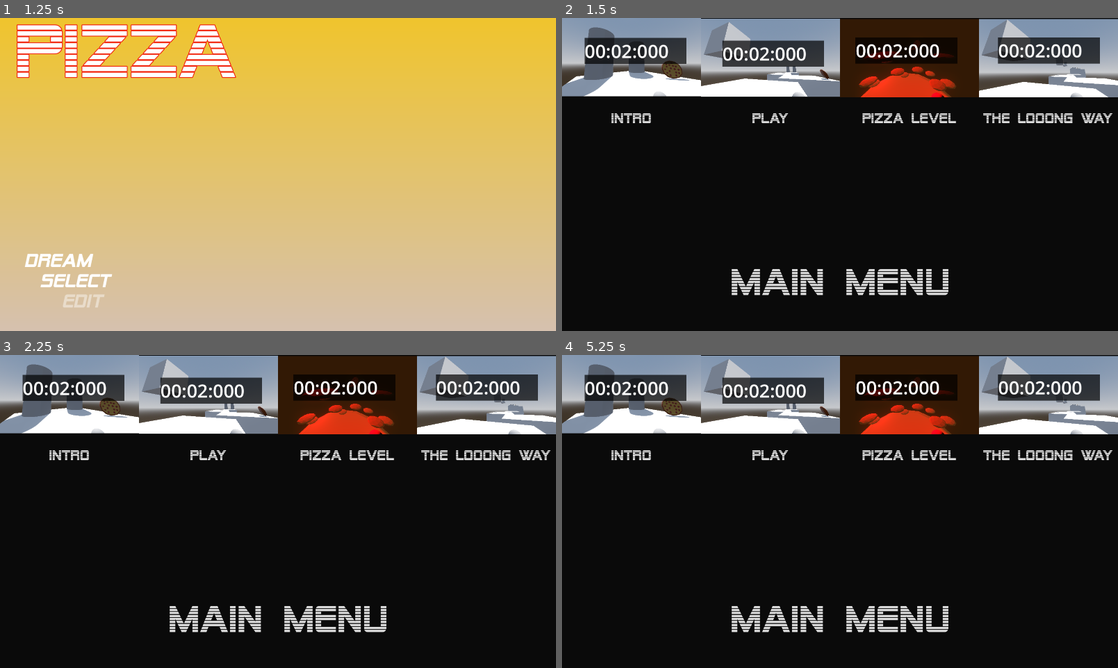
Above: before the commit, frames 1-4 (two rows, left to right).
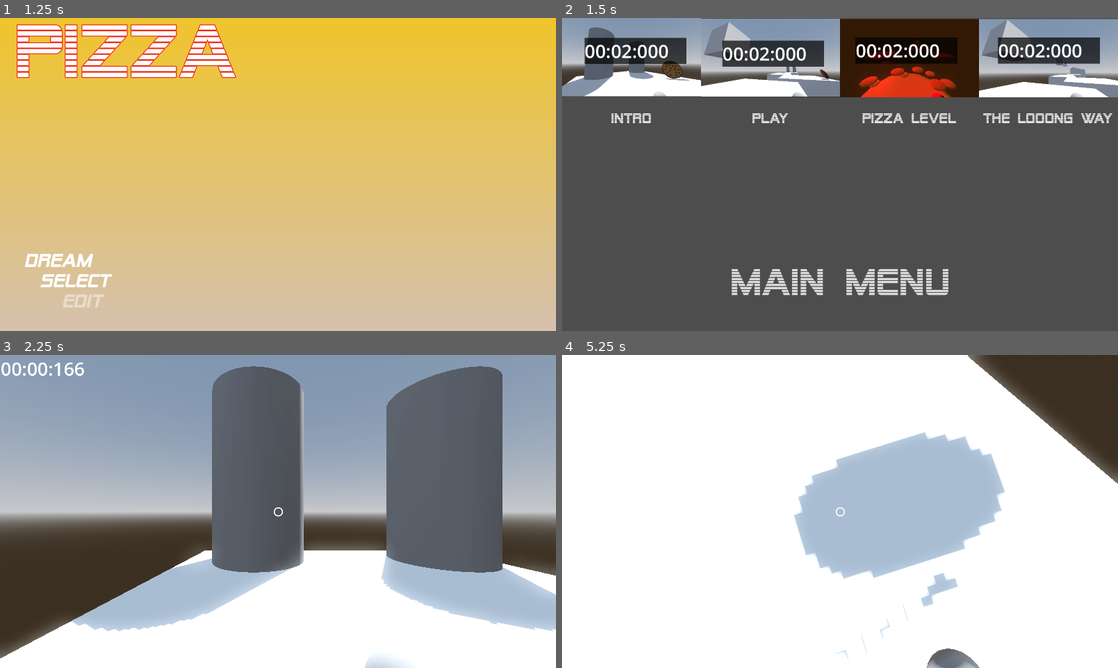
Above: after the commit, the same moments.

Repository: MattCharles/Dreams
Game: Godot game, scene res://Scenes/menu.tscn
The game is run twice, just before and just after one commit, with the same random seed, the same clock (stepped at 60 frames per second) and the same inputs. Sound files missing from this copy of the repository are replaced by a short silence.
Inputs (mouse positions are in pixels of both pictures, inside the frame that each line leads up to):
- Up to frame 1 (1.25 s): move the mouse to (400, 158) at 0.52 s; press the mouse at (400, 158) at 0.53 s; hold D (right) from 0.53 s (still down); tap Space (jump) at 0.77 s
- Up to frame 2 (1.5 s): release D (right) at 1.25 s; release the mouse at (962, 158) at 1.25 s; click "Select" at 1.25 s
- Up to frame 3 (2.25 s): click (66, 392) at 2 s
- Up to frame 4 (5.25 s): click (773, 395) at 2.77 s; click (906, 395) at 3.52 s; click (1051, 395) at 4.27 s; click (840, 621) at 5 s, where only the run before the commit has a clickable "Main Menu"

Frame 1 is identical in both runs. In frame 2, 73% of the frame differs, in the area x 0-100%, y 0-100%; in frame 3, 95%; in frame 4, 96%.

Commit message:
Only buttons are clickable in level select

Diff:
--- a/Scenes/LevelSelect.tscn
+++ b/Scenes/LevelSelect.tscn
@@ -1,10 +1,13 @@
-[gd_scene load_steps=11 format=3 uid="uid://dkqe4b8s7l6o0"]
+[gd_scene load_steps=14 format=3 uid="uid://dkqe4b8s7l6o0"]
 
 [ext_resource type="Texture2D" uid="uid://cn1ri3xkce317" path="res://Assets/2d/level_previews/pizza_level.png" id="1_6e1d4"]
 [ext_resource type="Script" path="res://Scenes/LevelSelect.gd" id="1_iv6t7"]
 [ext_resource type="PackedScene" uid="uid://yki14xrx84cy" path="res://Scenes/pizza_level.tscn" id="2_dg18m"]
+[ext_resource type="PackedScene" uid="uid://s5rk7r7kl4jl" path="res://Scenes/intro.tscn" id="2_w8mmt"]
+[ext_resource type="PackedScene" uid="uid://dd5qym13hrhhd" path="res://Scenes/matttest.tscn" id="3_0nd87"]
 [ext_resource type="Texture2D" uid="uid://d1c5fk1d825eu" path="res://Assets/2d/level_previews/intro.png" id="3_yrjoo"]
 [ext_resource type="PackedScene" uid="uid://wadcbm6iue3p" path="res://Scenes/speedrun_timer.tscn" id="4_mybxu"]
+[ext_resource type="PackedScene" uid="uid://blpr8kc3qthqn" path="res://Scenes/maaaaaaaaaaaaaaaaaaaaaaaatttest.tscn" id="5_7xixl"]
 [ext_resource type="Texture2D" uid="uid://dpowyl24slmx" path="res://Assets/2d/level_previews/matt.png" id="5_7xt6d"]
 [ext_resource type="Texture2D" uid="uid://bwmch2oym1r72" path="res://Assets/2d/level_previews/the_long_way.png" id="7_fkvst"]
 [ext_resource type="FontFile" uid="uid://cwy1n1rvwjg5r" path="res://Fonts/AlienEncounters/SFAlienEncounters.ttf" id="8_ncmuh"]
@@ -23,7 +26,7 @@
 grow_horizontal = 2
 grow_vertical = 2
 script = ExtResource("1_iv6t7")
-levels = Array[PackedScene]([ExtResource("2_dg18m")])
+levels = Array[PackedScene]([ExtResource("2_w8mmt"), ExtResource("3_0nd87"), ExtResource("2_dg18m"), ExtResource("5_7xixl")])
 
 [node name="HBoxContainer" type="HBoxContainer" parent="."]
 layout_mode = 1
@@ -38,6 +41,7 @@
 [node name="Level1" type="Control" parent="HBoxContainer"]
 layout_mode = 2
 size_flags_horizontal = 3
+mouse_filter = 1
 
 [node name="Level1Button" type="TextureButton" parent="HBoxContainer/Level1"]
 layout_mode = 1
@@ -61,6 +65,7 @@
 offset_right = 477.0
 offset_bottom = -148.5
 grow_vertical = 2
+mouse_filter = 1
 theme_override_fonts/font = ExtResource("8_ncmuh")
 theme_override_font_sizes/font_size = 28
 text = "Intro"
@@ -83,11 +88,13 @@
 anchor_bottom = 1.0
 grow_horizontal = 2
 grow_vertical = 2
+mouse_filter = 2
 color = Color(0, 0, 0, 0.698039)
 
 [node name="Level2" type="Control" parent="HBoxContainer"]
 layout_mode = 2
 size_flags_horizontal = 3
+mouse_filter = 1
 
 [node name="Level2Button" type="TextureButton" parent="HBoxContainer/Level2"]
 layout_mode = 1
@@ -111,6 +118,7 @@
 offset_right = 477.0
 offset_bottom = -148.5
 grow_vertical = 2
+mouse_filter = 1
 theme_override_fonts/font = ExtResource("8_ncmuh")
 theme_override_font_sizes/font_size = 28
 text = "Play"
@@ -133,11 +141,13 @@
 anchor_bottom = 1.0
 grow_horizontal = 2
 grow_vertical = 2
+mouse_filter = 2
 color = Color(0, 0, 0, 0.698039)
 
 [node name="Level3" type="Control" parent="HBoxContainer"]
 layout_mode = 2
 size_flags_horizontal = 3
+mouse_filter = 1
 
 [node name="Level3Button" type="TextureButton" parent="HBoxContainer/Level3"]
 layout_mode = 1
@@ -161,6 +171,7 @@
 offset_right = 477.0
 offset_bottom = -148.5
 grow_vertical = 2
+mouse_filter = 1
 theme_override_fonts/font = ExtResource("8_ncmuh")
 theme_override_font_sizes/font_size = 28
 text = "Pizza Level
@@ -184,11 +195,13 @@
 anchor_bottom = 1.0
 grow_horizontal = 2
 grow_vertical = 2
+mouse_filter = 2
 color = Color(0, 0, 0, 0.698039)
 
 [node name="Level4" type="Control" parent="HBoxContainer"]
 layout_mode = 2
 size_flags_horizontal = 3
+mouse_filter = 1
 
 [node name="Level4Button" type="TextureButton" parent="HBoxContainer/Level4"]
 layout_mode = 1
@@ -212,6 +225,7 @@
 offset_right = 477.0
 offset_bottom = -148.5
 grow_vertical = 2
+mouse_filter = 1
 theme_override_fonts/font = ExtResource("8_ncmuh")
 theme_override_font_sizes/font_size = 28
 text = "The Looong Way
@@ -235,6 +249,7 @@
 anchor_bottom = 1.0
 grow_horizontal = 2
 grow_vertical = 2
+mouse_filter = 2
 color = Color(0, 0, 0, 0.698039)
 
 [node name="MainMenu" type="Button" parent="."]
@@ -257,13 +272,15 @@
 flat = true
 
 [node name="Background" type="ColorRect" parent="."]
-show_behind_parent = true
-layout_mode = 1
-anchors_preset = 15
-anchor_right = 1.0
-anchor_bottom = 1.0
-grow_horizontal = 2
-grow_vertical = 2
+visible = false
+show_behind_parent = true
+layout_mode = 1
+anchors_preset = 15
+anchor_right = 1.0
+anchor_bottom = 1.0
+grow_horizontal = 2
+grow_vertical = 2
+auto_translate = false
 color = Color(0, 0, 0, 0.870588)
 
 [connection signal="pressed" from="HBoxContainer/Level1/Level1Button" to="." method="_on_pizza_level_button_pressed"]
--- a/Scenes/speedrun_timer.tscn
+++ b/Scenes/speedrun_timer.tscn
@@ -10,11 +10,13 @@
 offset_bottom = 2.52
 grow_horizontal = 2
 grow_vertical = 2
+mouse_filter = 2
 script = ExtResource("1_mb8wl")
 
 [node name="Label" type="RichTextLabel" parent="."]
 layout_mode = 0
 offset_right = 576.0
 offset_bottom = 90.0
+mouse_filter = 2
 theme_override_font_sizes/normal_font_size = 64
 text = "0000:00:00"
Not shown: 1 places in Scenes/maaaaaaaaaaaaaaaaaaaaaaaatttest.tscn that only renumber resources
